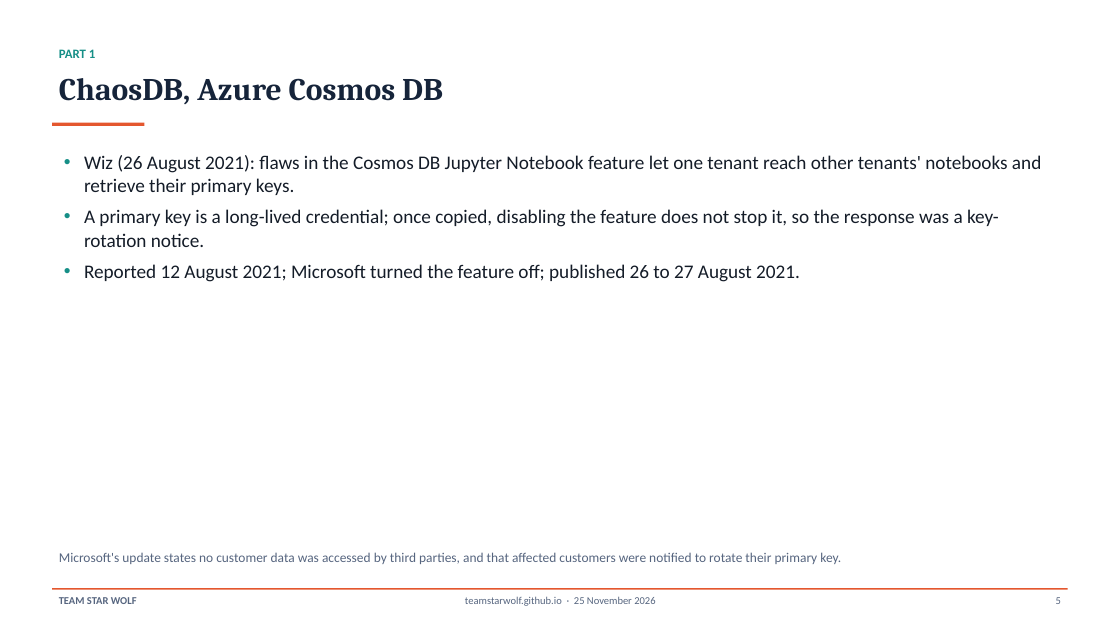
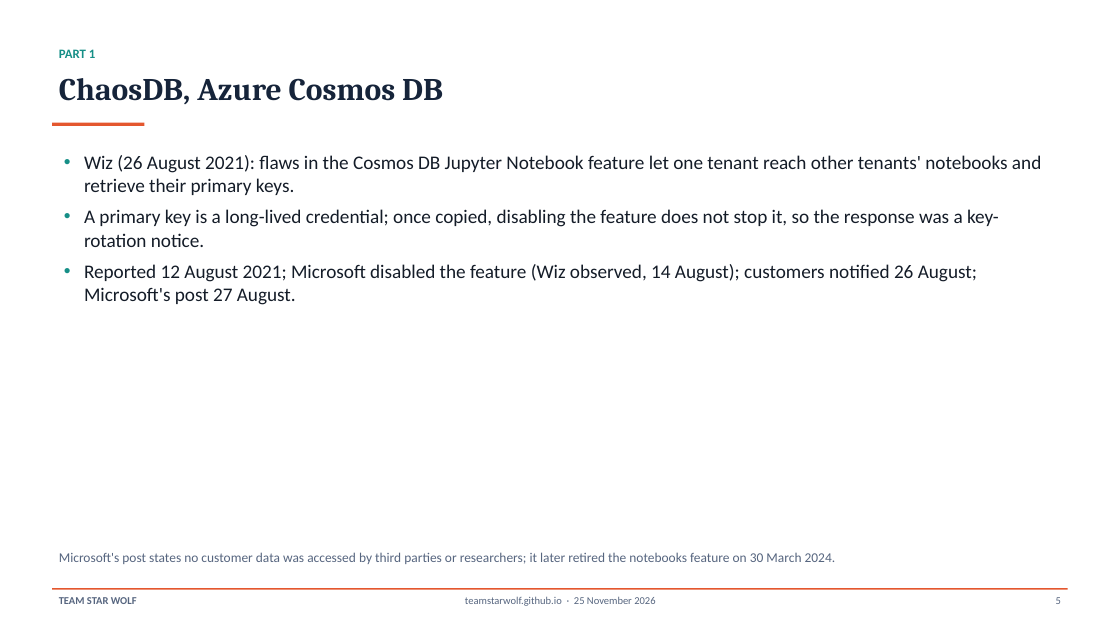
Before and after one commit to TeamStarWolf/TeamStarWolf, a slide deck: slide 5 of case-studies/slides/Cloud_Managed_Service_Flaws_Case_Study.pptx. Drawn at 1120x630 pixels with LibreOffice and Linux fonts; fonts in the diff are those of the drawing. Boxes give left, top, right and bottom in pixels: in the first picture for what was removed or moved away, otherwise in the second. Text is boxed around its words. In the diff, an @@ line names an element or a change of style, - is before the commit and + after.

```diff
--- a/case-studies/slides/Cloud_Managed_Service_Flaws_Case_Study.pptx
+++ b/case-studies/slides/Cloud_Managed_Service_Flaws_Case_Study.pptx
@@ text at box(84, 264, 977, 305): text changed @@
-• Reported 12 August 2021; Microsoft turned the feature off; published 26 to 27 August 2021.
+• Reported 12 August 2021; Microsoft disabled the feature (Wiz observed, 14 August); customers notified 26 August; Microsoft's post 27 August.
@@ text at box(59, 552, 836, 564): text changed @@
-Microsoft's update states no customer data was accessed by third parties, and that affected customers were notified to rotate their primary key.
+Microsoft's post states no customer data was accessed by third parties or researchers; it later retired the notebooks feature on 30 March 2024.
```
Also in this commit, not shown: 10 other slides changed, 14 other files.
